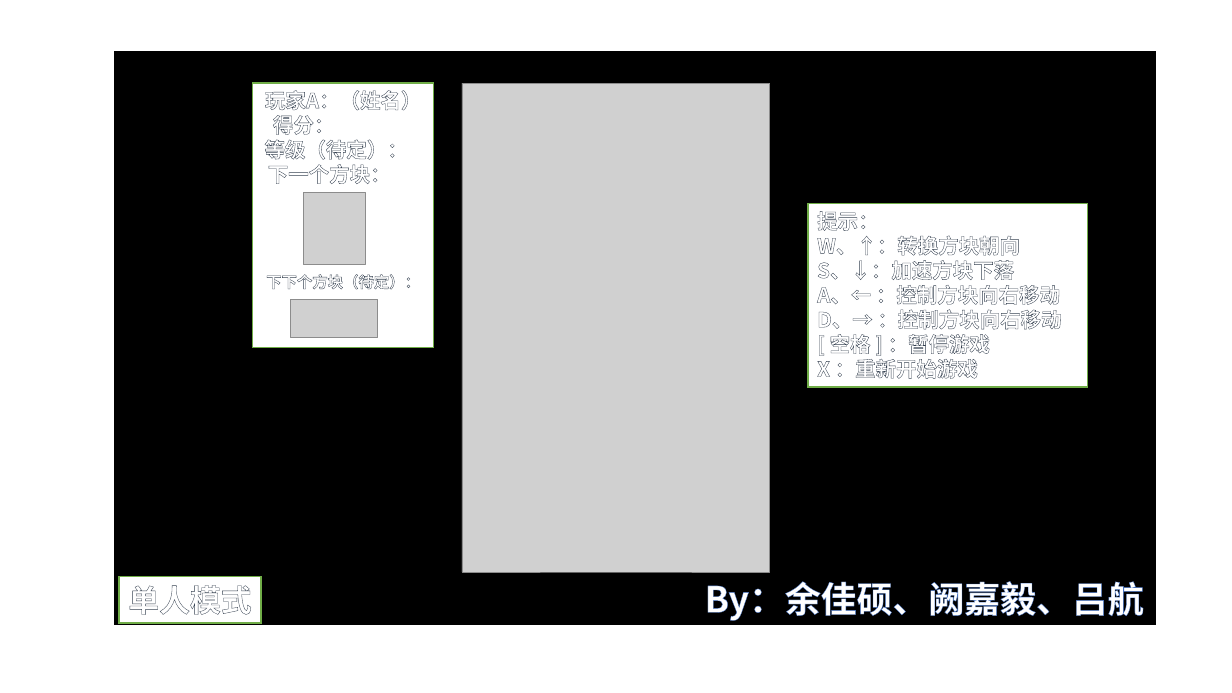
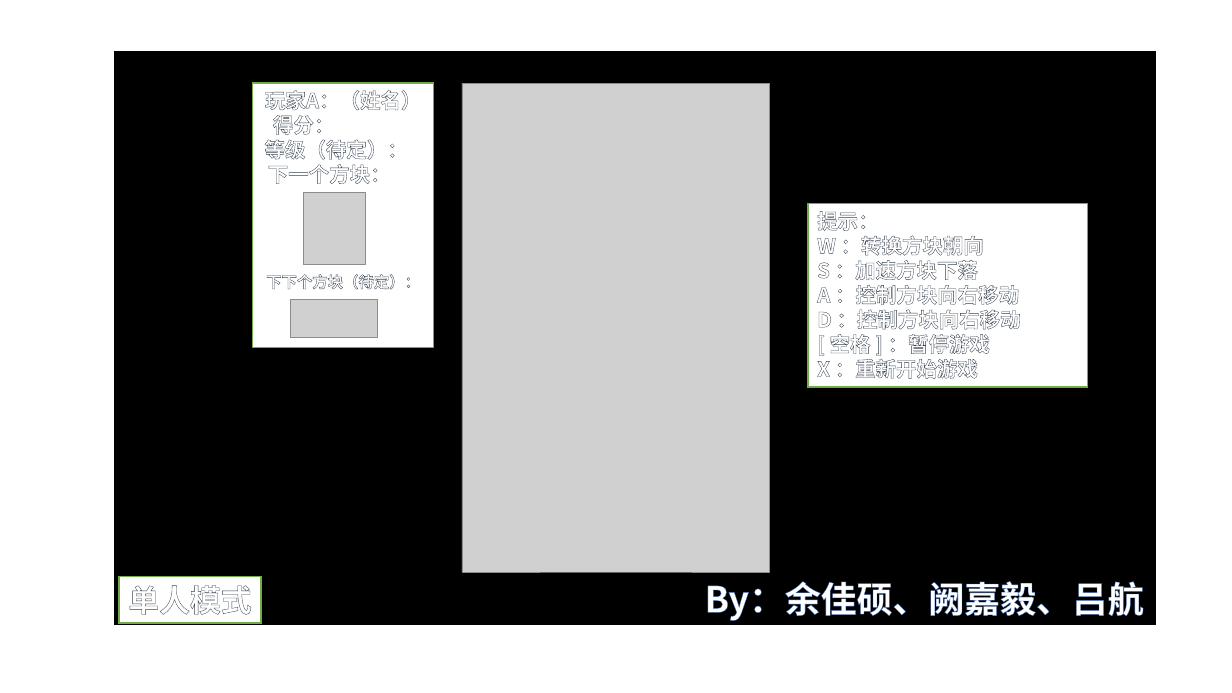
Before and after one commit to TetrisDevelopment/Improved_Tetris_Development, a slide deck: slide 5 of 游戏界面示意图.pptx. Drawn at 1232x693 pixels with LibreOffice and Linux fonts; fonts in the diff are those of the drawing; grey boxes stand for pictures. Boxes give left, top, right and bottom in pixels: in the first picture for what was removed or moved away, otherwise in the second. Text is boxed around its words. In the diff, an @@ line names an element or a change of style, - is before the commit and + after.

Commit message:
游戏界面示意图（初版）

```diff
--- a/游戏界面示意图.pptx
+++ b/游戏界面示意图.pptx
@@ text in rectangle at (x1=817, y1=235, x2=1020, y2=330): text changed @@
-W、↑：转换方块朝向
-S、↓：加速方块下落
-A、← ：控制方块向右移动
-D、→ ：控制方块向右移动
+W ：转换方块朝向
+S ：加速方块下落
+A ：控制方块向右移动
+D ：控制方块向右移动
```
